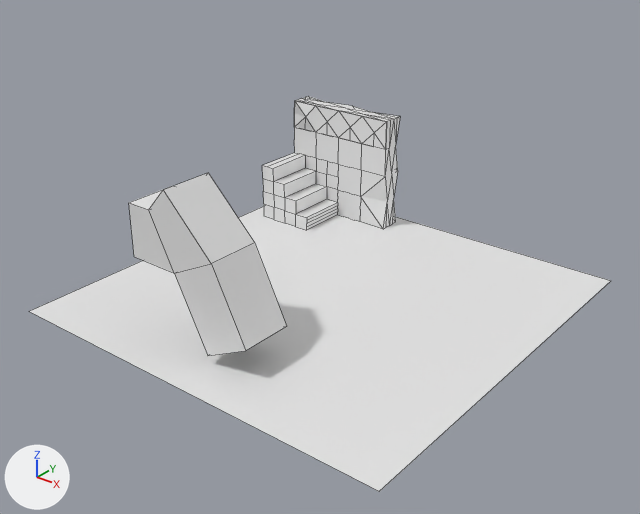
An edit to the Blender file SceneBuilder/assets/level1/level1.blend, drawn before and after from the same camera.
Camera for both pictures: a camera (50 mm lens) standing at (18.6, -23.9, 16.3) and looking at (-0.3, -0.2, 1.7). Arrows for +X, +Y and +Z are at lower left; the lights stay in place. Mesh edges are drawn as thin lines.
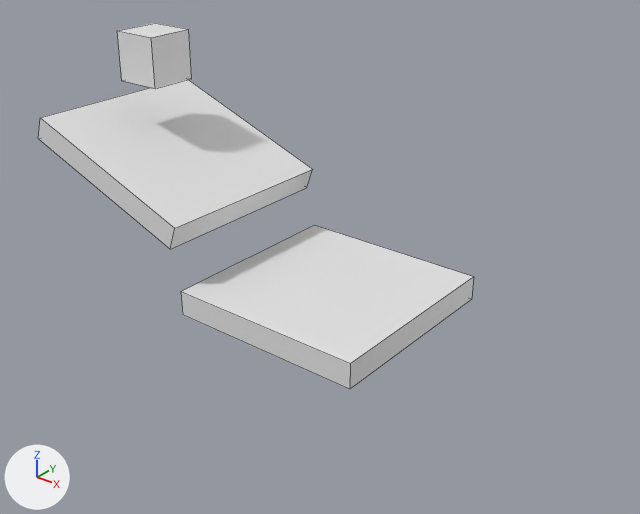
Location of each change, [x1, y1, x2, y2] in pixels of the pictures (640 x 514 px):
```json
{"object": "Plane", "change": "deleted", "before": [29, 206, 610, 491]}
{"object": "Cube", "change": "reshaped, moved, rescaled", "before": [262, 96, 400, 230], "after": [181, 225, 473, 389], "on screen": "111% wider, 22% taller"}
{"object": "Cube.001", "change": "reshaped, moved, turned, rescaled", "before": [129, 173, 286, 356], "after": [38, 80, 313, 249]}
{"object": "Cube.002", "change": "added", "after": [117, 23, 192, 88]}
```

Edits to the scene script, one JSON object a line:
```json
{"block": "me_cube", "where": "# used by ob_cube; location = (-4.61, 7.0, 2.49); scale = (2.59, 0.5, 2.5)"}
{"op": "remove", "block": "me_cube", "code": "me_cube.from_pydata(...)  # 173 vertices, 156 faces; spans x -1.0..1.0, y -5.52..1.0, z -1.0..1.03"}
{"op": "add", "block": "me_cube", "code": "me_cube.from_pydata(...)  # 8 vertices, 6 faces; spans x -1.0..1.0, y -1.0..1.0, z -1.0..1.0"}
{"block": "me_cube", "change": "me_cube part 1"}
{"block": "me_cube", "change": "167 vertices are removed from x -1.0..1.0, y -5.52..1.0, z -1.0..1.03"}
{"block": "me_cube", "change": "156 faces are deleted"}
{"block": "me_cube", "change": "2 vertices are added at (-1.0, 1.0, 1.0), (-1.0, -1.0, 1.0)"}
{"block": "me_cube", "change": "6 new faces join them"}
{"block": "me_cube_001", "where": "me_cube_001.from_pydata(...)  # 16 vertices, 14 faces; spans x -1.0..4.13, y -1.0..1.0, z -3.68..1.89"}
{"block": "me_cube_001", "where": "# used by ob_cube_001; location = (-2.5, -5.41, 4.03)"}
{"block": "me_cube_001", "where": "# verts and faces of me_cube_001; kept vertices keep their numbers, new ones are numbered from 16"}
{"block": "me_cube_001", "where": "# before: 4 (1.0, -1.0, -1.0) at pixel (174, 273), 5 (0.0, -1.0, 1.0) at pixel (148, 209), 6 (1.0, 1.0, -1.0), 7 (0.0, 1.0, 1.0), 8 (0.79, 1.0, 1.89) at pixel (208, 172)"}
{"block": "me_cube_001", "where": "# before: 9 (2.79, 1.0, -0.11) at pixel (254, 242), 10 (2.79, -1.0, -0.11) at pixel (211, 263), 11 (0.79, -1.0, 1.89) at pixel (163, 189), 12 (2.34, -1.0, -3.68) at pixel (207, 355), 13 (2.34, 1.0, -3.68)"}
{"block": "me_cube_001", "where": "# before: 14 (4.13, -1.0, -2.79) at pixel (245, 350), 15 (4.13, 1.0, -2.79) at pixel (286, 326)"}
{"block": "me_cube_001", "change": "me_cube_001 part 2"}
{"op": "add", "block": "me_cube_001", "code": "delete_vertices([*range(8, 16)])  # with the faces that use them"}
{"op": "add", "block": "me_cube_001", "code": "verts[5] = (1.0, -1.0, 1.0)  # moved, pixel (174, 228)"}
{"op": "add", "block": "me_cube_001", "code": "verts[7] = (1.0, 1.0, 1.0)  # moved, pixel (312, 169)"}
{"op": "add", "block": "me_cube_001", "code": "faces += [(4, 6, 7, 5)]"}
{"op": "add", "block": "me_dynamic", "code": ["me_dynamic = bpy.data.meshes.new('DYNAMIC')", "me_dynamic.from_pydata(...)  # a box spanning x -1.0..1.0, y -1.0..1.0, z -1.0..1.0"]}
{"op": "set", "path": "ob_cube.location", "old": "(-4.61, 7.0, 2.49)", "new": "(0.0, 0.0, 0.0)"}
{"op": "set", "path": "ob_cube.scale", "old": "(2.59, 0.5, 2.5)", "new": "(4.0, 4.0, 0.5)"}
{"op": "remove", "block": "ob_plane", "code": ["ob_plane = bpy.data.objects.new('Plane', me_plane)", "ob_plane.location = (0.0, 0.0, 0.0)", "ob_plane.scale = (8.0, 8.0, 1.0)"]}
{"op": "set", "path": "ob_cube_001.location", "old": "(-2.5, -5.41, 4.03)", "new": "(-8.0, 0.0, 4.0)"}
{"op": "set", "path": "ob_cube_001.rotation_euler", "old": "(0.0, 0.0, 0.0)", "new": "(0.0, 0.349, 0.0)", "note": "degrees (0, 0, 0) -> degrees (0, 20, 0)"}
{"op": "set", "path": "ob_cube_001.scale", "old": "(1.0, 1.0, 1.0)", "new": "(4.0, 4.0, 0.5)"}
{"op": "add", "block": "ob_cube_002", "code": ["ob_cube_002 = bpy.data.objects.new('Cube.002', me_dynamic)", "ob_cube_002.location = (-9.0, 0.0, 8.0)"]}
```
